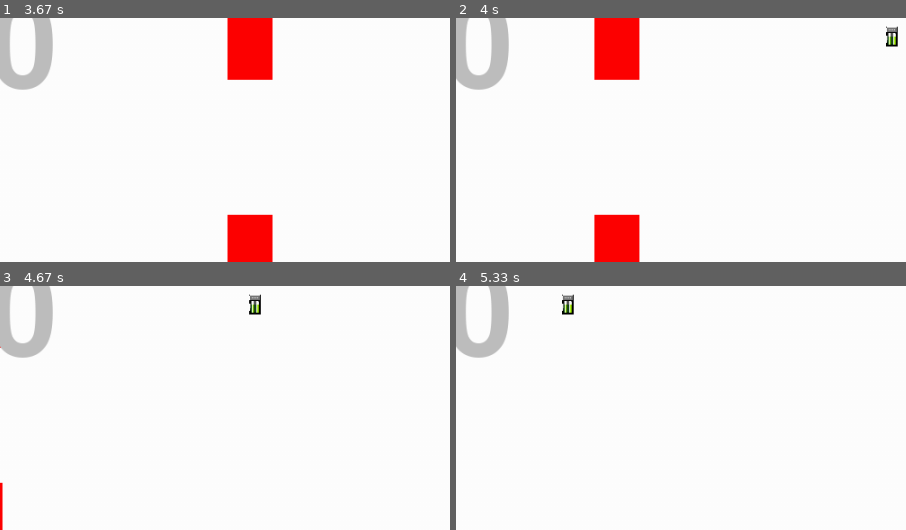
Above: before the commit, frames 1-4 (two rows, left to right).
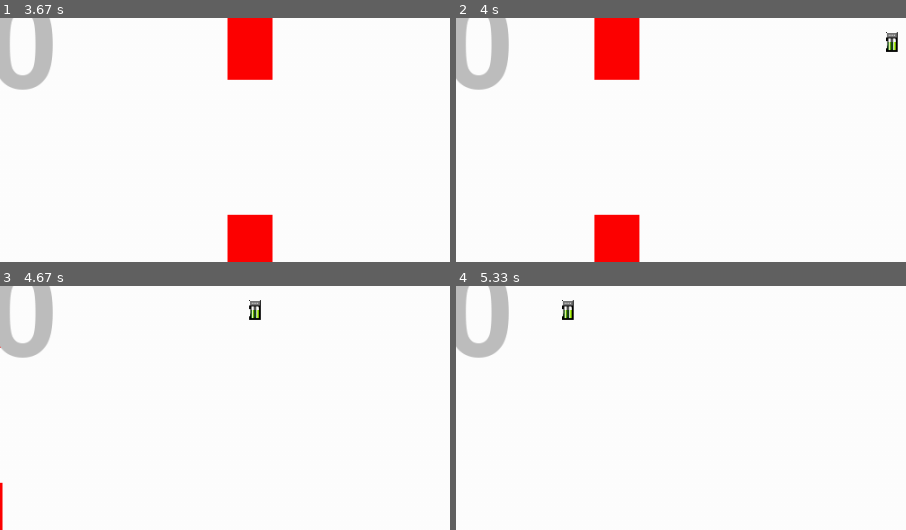
Above: after the commit, the same moments.

Repository: MaximusTrue/Spacedash
Game: pygame game, started from Spacedash.py
Two runs of this game, one before a commit and one after it. Both use one fixed random seed, a clock stepped at 60 frames per second and the inputs below.
Inputs:
- Up to frame 1 (3.67 s): hold Up 0.33-0.8 s; hold Up 0.83-1.2 s; tap Space at 0.9, 1.3, 1.63, 2.03, 2.37, 3.1, 3.43 s; hold Up 1.23-1.53 s; hold Up 1.57-1.93 s; hold Up 1.97-2.27 s; hold Up 2.3-2.67 s; tap P at 2.7 s; hold Up 3.03-3.33 s; hold Up from 3.37 s (still down)
- Up to frame 2 (4 s): release Up at 3.73 s; hold Up from 3.77 s (still down); tap Space at 3.83 s
- Up to frame 3 (4.67 s): release Up at 4.07 s; hold Up 4.1-4.47 s; tap Space at 4.17, 4.57 s; hold Up from 4.5 s (still down)
- Up to frame 4 (5.33 s): release Up at 4.8 s; hold Up 4.83-5.2 s; tap Space at 4.9 s; tap A at 5.23 s
The pictures show only the part of the screen within x 46-96%, y 6-56%; the shares and areas given below are measured in that part.

Frame 1 is identical in both runs. In frame 2, 0.2% of the frame differs, in the area x 95-99%, y 3-14%; in frame 3, 0.2%, in the area x 55-58%, y 3-14%; in frame 4, 0.2%.

Commit message:
Correct UFO added but looks bad

Diff:
--- a/Spacedash.py
+++ b/Spacedash.py
@@ -114,8 +114,8 @@
         wall.x = wall.x - gameVel
 
         #Player Gravity
-        # pygame.draw.rect(DISPLAY, BLUE, (player.x, player.y, 50, 50))
         DISPLAY.blit(pygame.image.load('fx/gfx/UFO1.png'), (player.x - 40, player.y - 25))
+        # DISPLAY.blit(pygame.image.load('fx/gfx/fixed_UFO_Resize.png'), (player.x, player.y))
         player.y = player.y + playerVel
 
         if not inverse:
@@ -161,7 +161,7 @@
             pointsScored = 0
             hasScored = False
             dead = False
-            collectable.xy = random.randint(DISPLAY.get_width(), DISPLAY.get_width() + int(DISPLAY.get_width() / 2) ), random.randint(15, int(groundHeight - 15))
+            collectable.xy = random.randint(DISPLAY.get_width(), DISPLAY.get_width() + int(DISPLAY.get_width() / 2) ), random.randint(22, int(groundHeight - 22))
             collectableScore = 0
             inverse = False
             blackhole.xy = 1000000, 0
@@ -176,7 +176,6 @@
             gameVel += 3*0.1
 
         #Collectable
-        # pygame.draw.rect(DISPLAY, "green", (collectable.x, collectable.y, 15, 15))
         DISPLAY.blit(pygame.image.load('fx/gfx/PowerCellResize.png'), (collectable.x, collectable.y))
         collectable.x -= gameVel
 
@@ -185,7 +184,7 @@
             collectable.xy = random.randint(DISPLAY.get_width(), DISPLAY.get_width() + int(DISPLAY.get_width() / 2) ), random.randint(15, int(groundHeight - 15))
 
         #Collecting Collectable
-        if checkCollision(player.x, player.y, 50, 50, collectable.x, collectable.y, 15, 15):
+        if checkCollision(player.x, player.y, 50, 50, collectable.x, collectable.y, 13, 22):
             collectableScore = collectableScore + 1
             collectable.x = random.randint(DISPLAY.get_width(), DISPLAY.get_width() + int(DISPLAY.get_width() / 2))
             collectable.y = random.randint(15, int(groundHeight - 15))
Binary file removed: fx/gfx/UFO.png
Binary file removed: fx/gfx/UFOResize.png
Binary file added: fx/gfx/fixed_UFO_Resize.png
